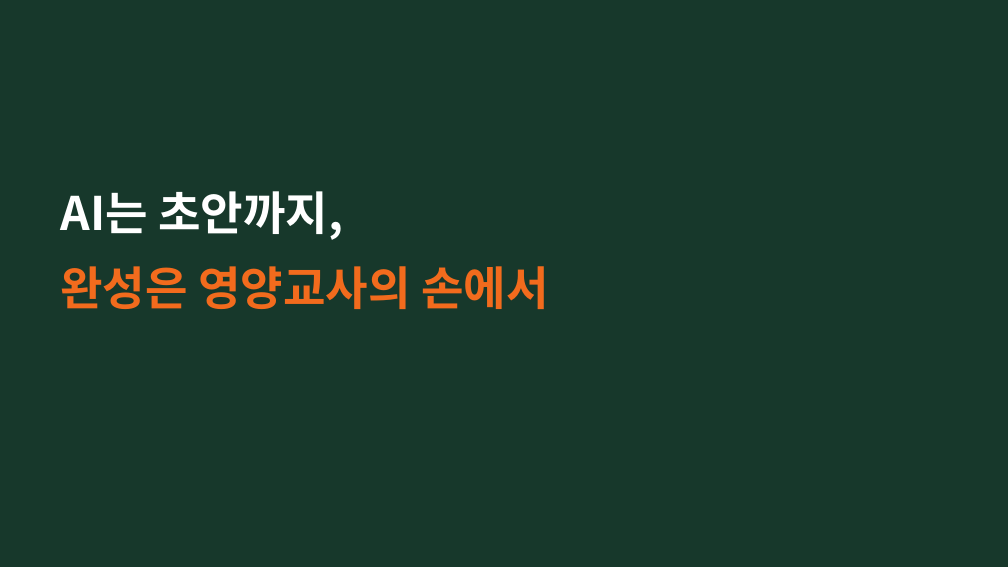
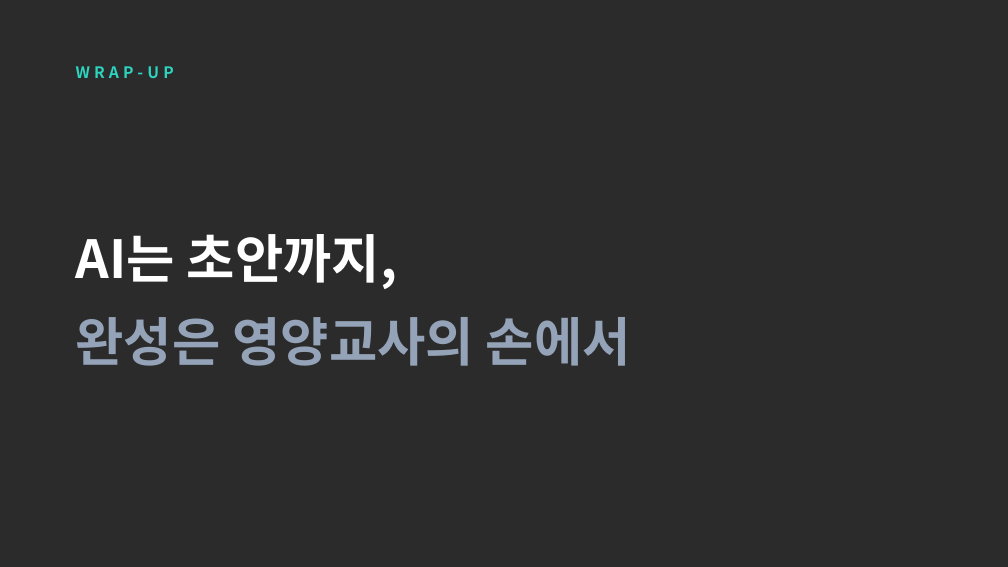
Before and after one commit to chojs135/chojs135, a slide deck: slide 6 of 연수자료/영양교사_AI_공문서_프롬프트.pptx. Drawn at 1008x567 pixels with LibreOffice and Linux fonts; fonts in the diff are those of the drawing; background and template pictures are left out; a plain dark background stands for a picture behind light text. Boxes give left, top, right and bottom in pixels: in the first picture for what was removed or moved away, otherwise in the second. Text is boxed around its words. In the diff, an @@ line names an element or a change of style, - is before the commit and + after.

```diff
--- a/연수자료/영양교사_AI_공문서_프롬프트.pptx
+++ b/연수자료/영양교사_AI_공문서_프롬프트.pptx
@@ background #17382B to picture (left out) @@
@@ text added at (76, 66, 174, 78), 15 pt, text #2DD4BF, bold @@
+WRAP-UP
@@ text "AI는 초안까지,": place and size @@
-text "AI는 초안까지," at (60, 191, 343, 240)
+text "AI는 초안까지," at (76, 234, 397, 289)
@@ text "AI는 초안까지," at (76, 234, 397, 289): size 44 to 50 pt @@
@@ text "완성은 영양교사의 손에서": place and size @@
-text "완성은 영양교사의 손에서" at (60, 266, 548, 309)
+text "완성은 영양교사의 손에서" at (76, 317, 631, 366)
@@ text "완성은 영양교사의 손에서" at (76, 317, 631, 366): size 44 to 50 pt, text colour #F26B1D to #94A3B8 @@
```
Also in this commit, not shown: 5 other slides changed.
